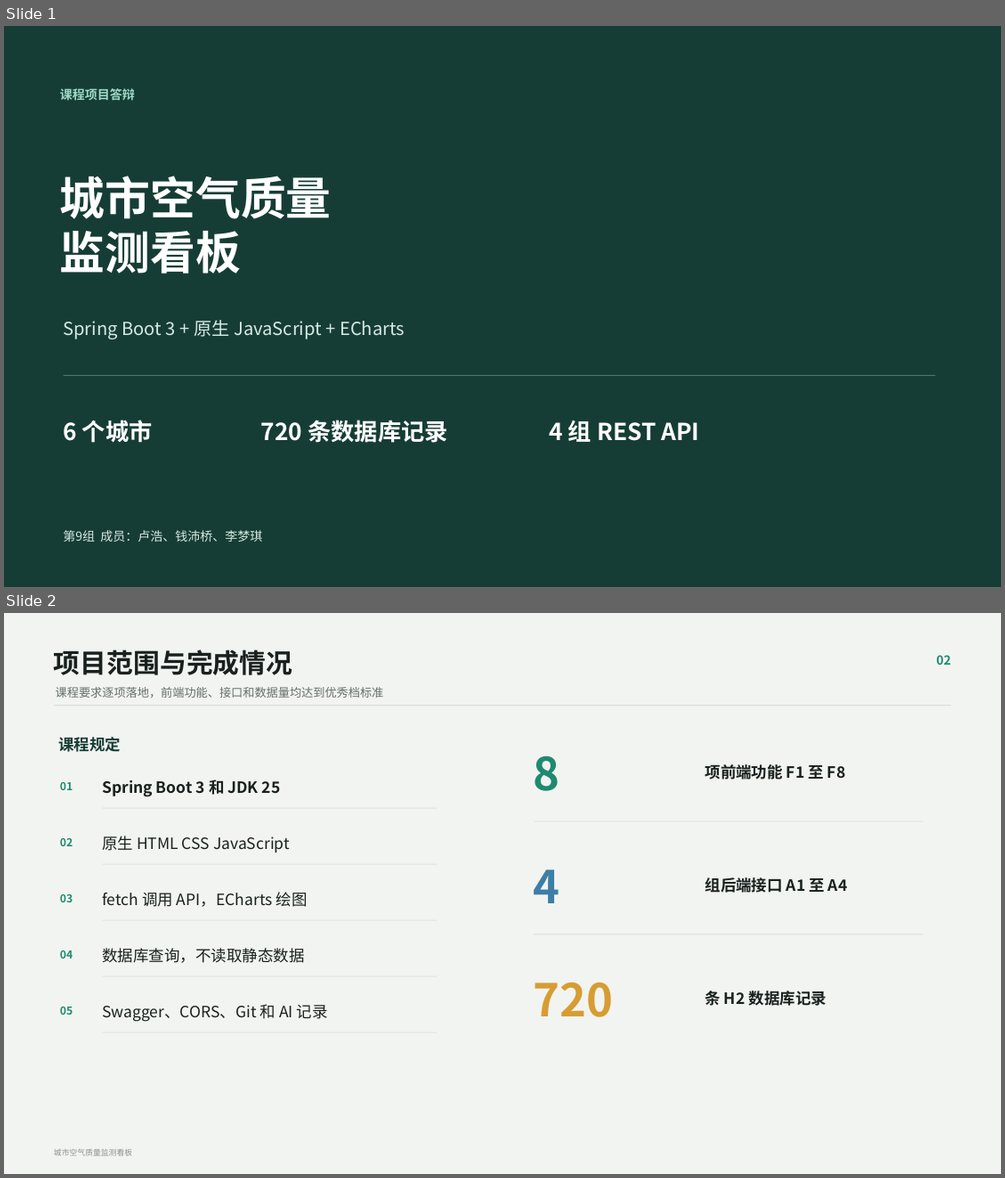
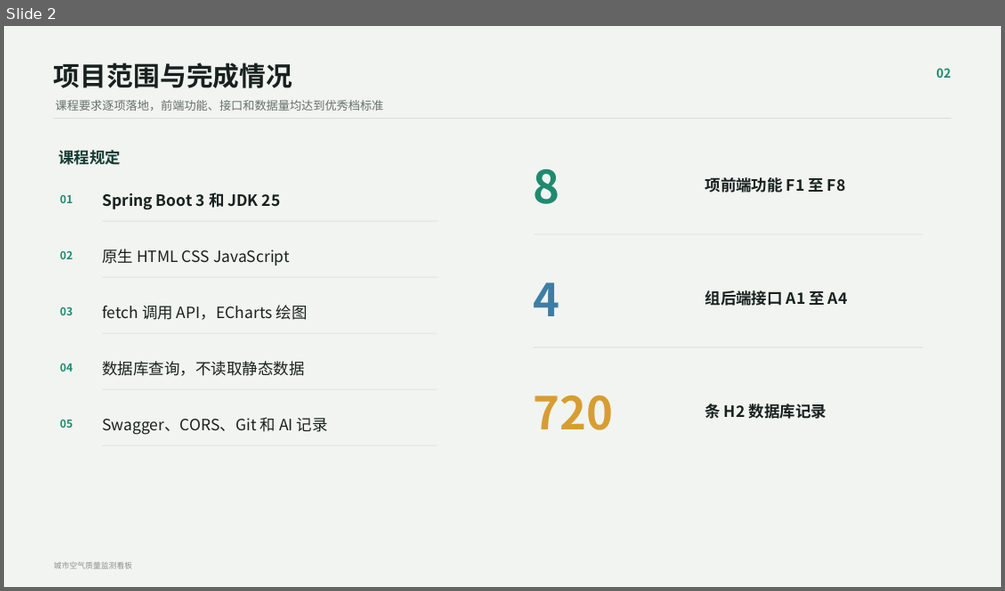
Before and after one commit to LHWLX/air-quality-dashboard, a slide deck: docs/城市空气质量监测看板答辩.pptx. Shown one above the other, each under a label of ours: slides 1 and 2 before the commit, slide 2 after it. The pictures are 1005x1178 and 1005x591 pixels, drawn with LibreOffice and Linux fonts; fonts in the diff are those of the drawing. Boxes give left, top, right and bottom in pixels: in the first picture for what was removed or moved away, otherwise in the second. Text is boxed around its words. In the diff, an @@ line names an element or a change of style, - is before the commit and + after.

Commit message:
完善空气质量看板课程项目提交物

```diff
--- a/docs/城市空气质量监测看板答辩.pptx
+++ b/docs/城市空气质量监测看板答辩.pptx
@@ slide 1 removed at <box>4,26,1001,587</box>, background #163D35 @@
@@ text removed at <box>60,88,135,100</box> @@
-课程项目答辩
@@ text removed at <box>60,176,332,273</box> @@
-城市空气质量
-监测看板
@@ text removed at <box>64,320,404,339</box> @@
-Spring Boot 3 + 原生 JavaScript + ECharts
@@ rectangle removed at <box>63,375,936,376</box> @@
@@ text removed at <box>63,419,153,443</box> @@
-6 个城市
@@ text removed at <box>261,419,448,443</box> @@
-720 条数据库记录
@@ text removed at <box>549,420,700,442</box> @@
-4 组 REST API
@@ text removed at <box>63,530,262,541</box> @@
-第9组 成员：卢浩、钱沛桥、李梦琪
```
Also in this commit, not shown: 5 slides added, 2 other slides removed, 39 other files.
